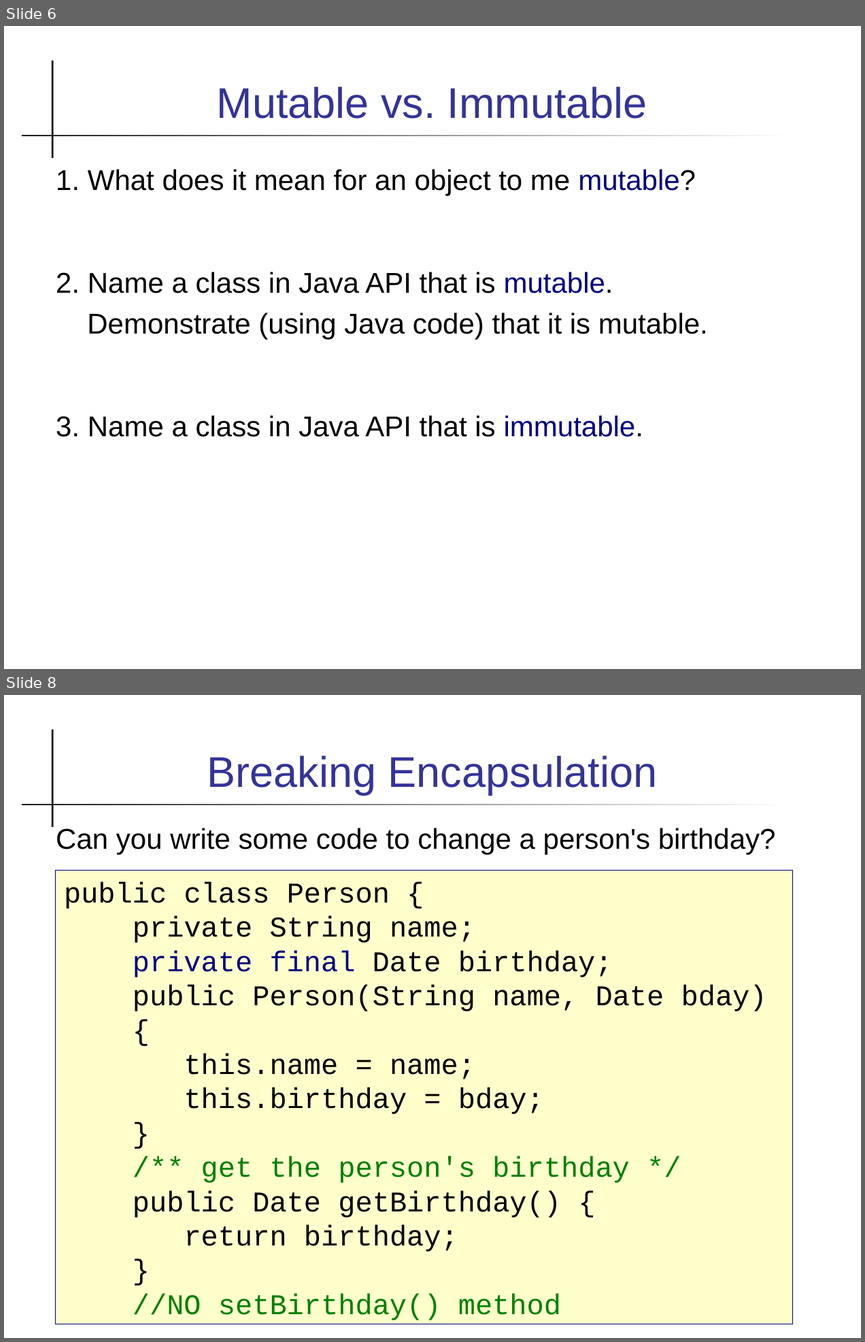
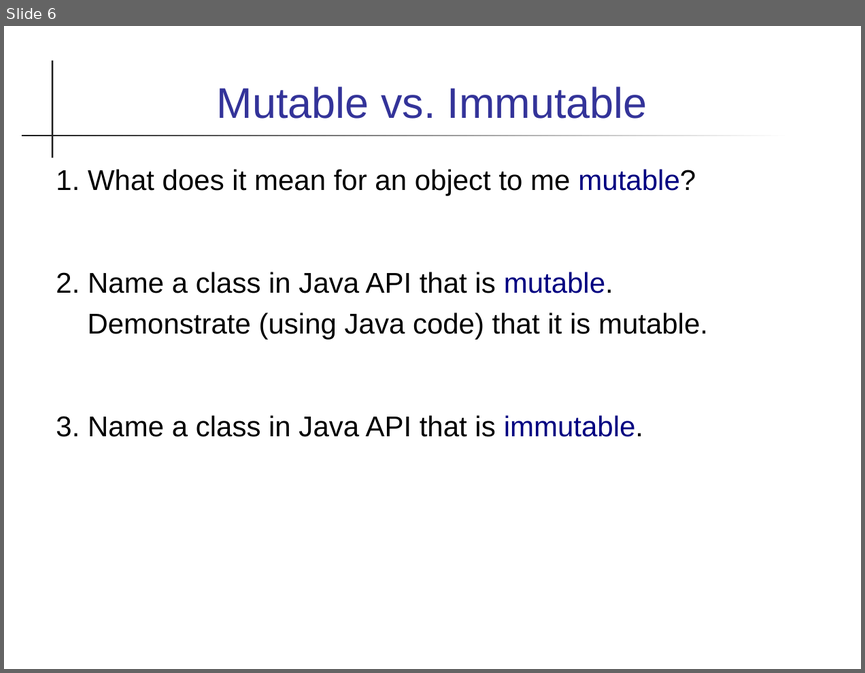
Before and after one commit to skeoop/skeoop.github.io, a slide deck: review/Week7-Review.ppt. Shown one above the other, each under a label of ours: slides 6 and 8 before the commit, slide 6 after it; the slides between them are not shown. The pictures are 865x1342 and 865x673 pixels, drawn with LibreOffice and Linux fonts; fonts in the diff are those of the drawing. Boxes give left, top, right and bottom in pixels: in the first picture for what was removed or moved away, otherwise in the second. Text is boxed around its words. In the diff, an @@ line names an element or a change of style, - is before the commit and + after.

```diff
--- a/review/Week7-Review.ppt
+++ b/review/Week7-Review.ppt
@@ slide 8 removed at [4, 695, 861, 1338], background #FFFFFF; not listed: 2 template elements that a slide beside it also shows @@
@@ title removed at [207, 756, 657, 794] @@
-Breaking Encapsulation
@@ text removed at [56, 828, 776, 854] @@
-Can you write some code to change a person's birthday?
@@ rectangle removed at [56, 870, 792, 1324] @@
-public class Person {
-private String name;
-private final Date birthday;
-public Person(String name, Date bday)
-{
-this.name = name;
-this.birthday = bday;
-}
-/** get the person's birthday */
-public Date getBirthday() {
-return birthday;
-}
-//NO setBirthday() method
```
Also in this commit, not shown: 1 slide changed, 3 slides added, 5 other slides removed, 7 other files.
